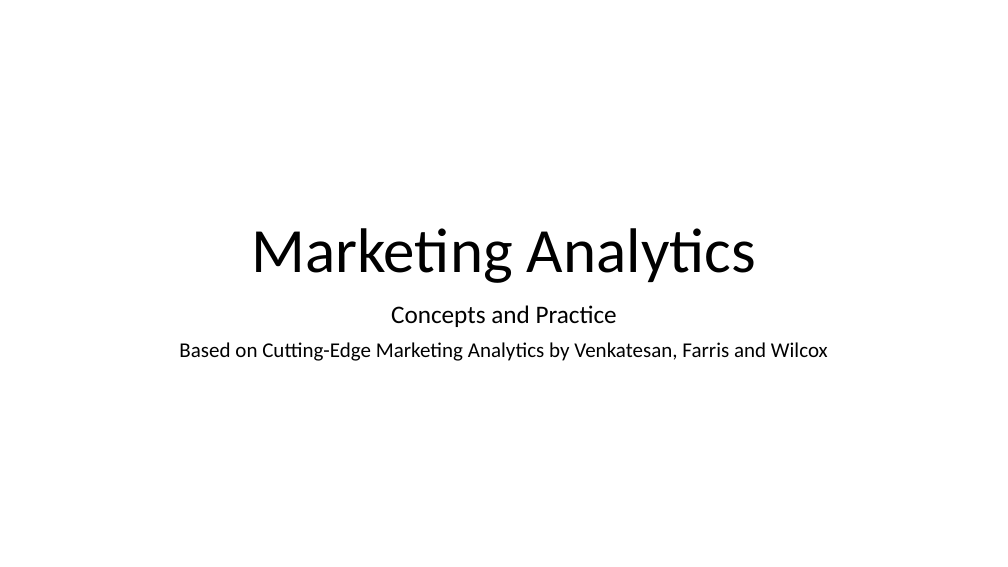
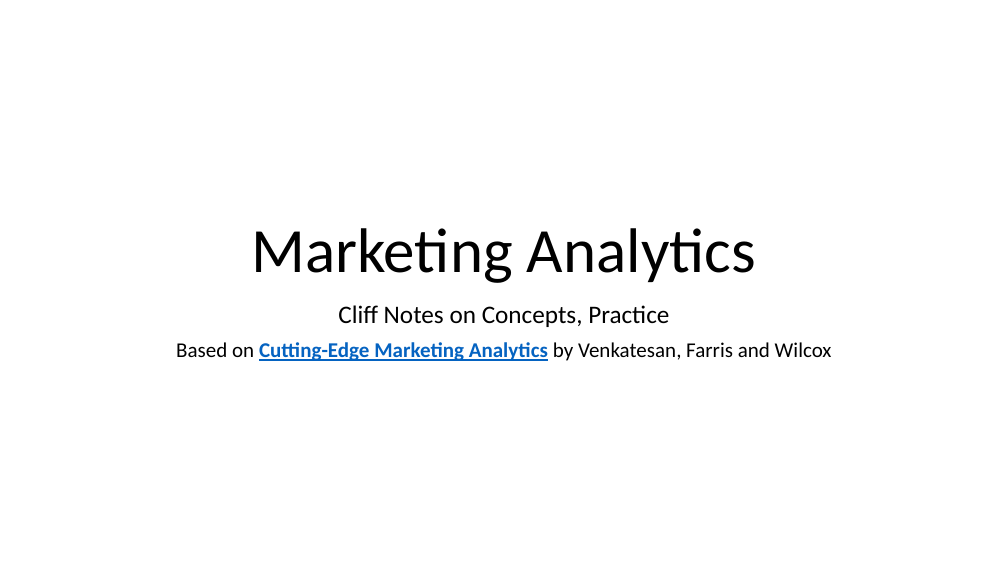
Before and after one commit to ginobaltazar7/MarketingDS, a slide deck: slide 1 of Marketing Analytics.pptx. Drawn at 1008x567 pixels with LibreOffice and Linux fonts; fonts in the diff are those of the drawing. Boxes give left, top, right and bottom in pixels: in the first picture for what was removed or moved away, otherwise in the second. Text is boxed around its words. In the diff, an @@ line names an element or a change of style, - is before the commit and + after.

```diff
--- a/Marketing Analytics.pptx
+++ b/Marketing Analytics.pptx
@@ subtitle at (338, 305, 669, 327): text changed @@
-Concepts and Practice
+Cliff Notes on Concepts, Practice
@@ subtitle at (176, 342, 832, 361): text colour #000000 to #0563C1, bold on, underline on in "Cutting-Edge Marketing Analytics" @@
```
Also in this commit, not shown: 2 other slides changed, 3 other files.
